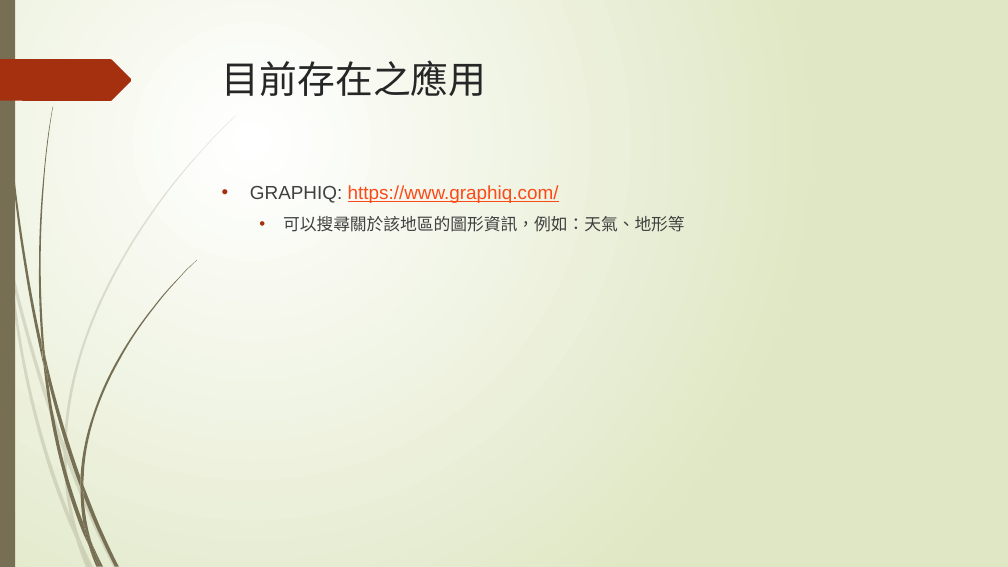
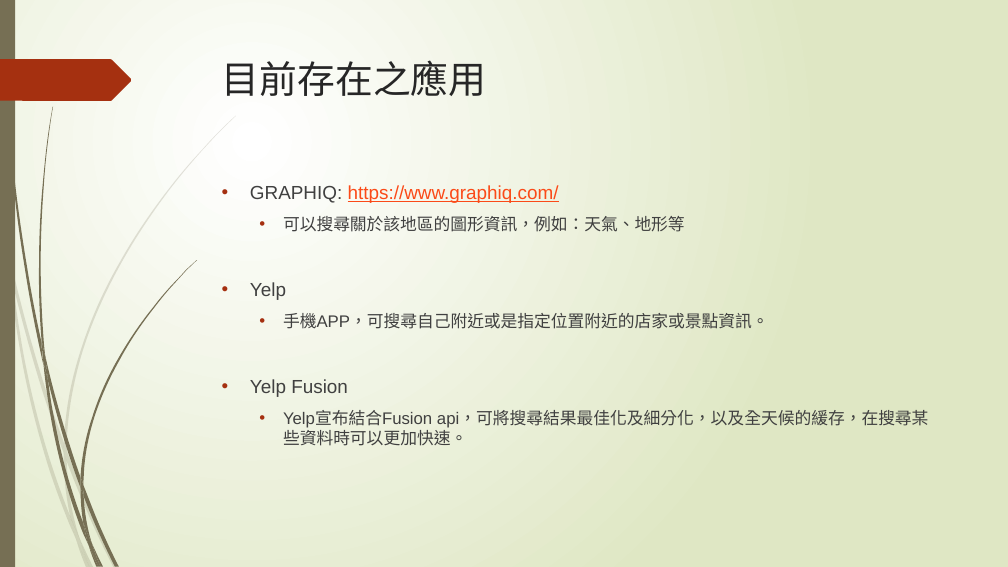
Before and after one commit to penut85420/WBSE_Project, a slide deck: slide 19 of 其他/YelpBlaBla.pptx (slide 6 before the commit). Drawn at 1008x567 pixels with LibreOffice and Linux fonts; fonts in the diff are those of the drawing. Boxes give left, top, right and bottom in pixels: in the first picture for what was removed or moved away, otherwise in the second. Text is boxed around its words. In the diff, an @@ line names an element or a change of style, - is before the commit and + after.

```diff
--- a/其他/YelpBlaBla.pptx
+++ b/其他/YelpBlaBla.pptx
@@ text at (250,313,929,446): paragraphs added @@
+• Yelp
+  • 手機APP，可搜尋自己附近或是指定位置附近的店家或景點資訊。
+• Yelp Fusion
+  • Yelp宣布結合Fusion api，可將搜尋結果最佳化及細分化，以及全天候的緩存，在搜尋某些資料時可以更加快速。
```
Also in this commit, not shown: 5 other slides changed, 14 slides added, 1 other file.
